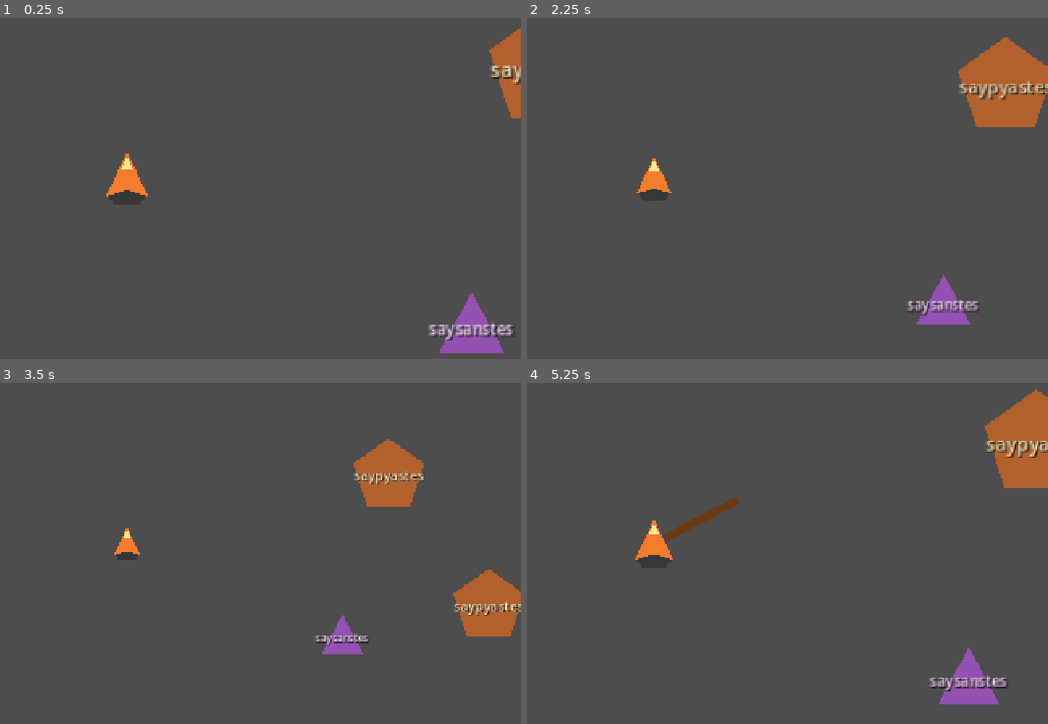
Above: before the commit, frames 1-4 (two rows, left to right).
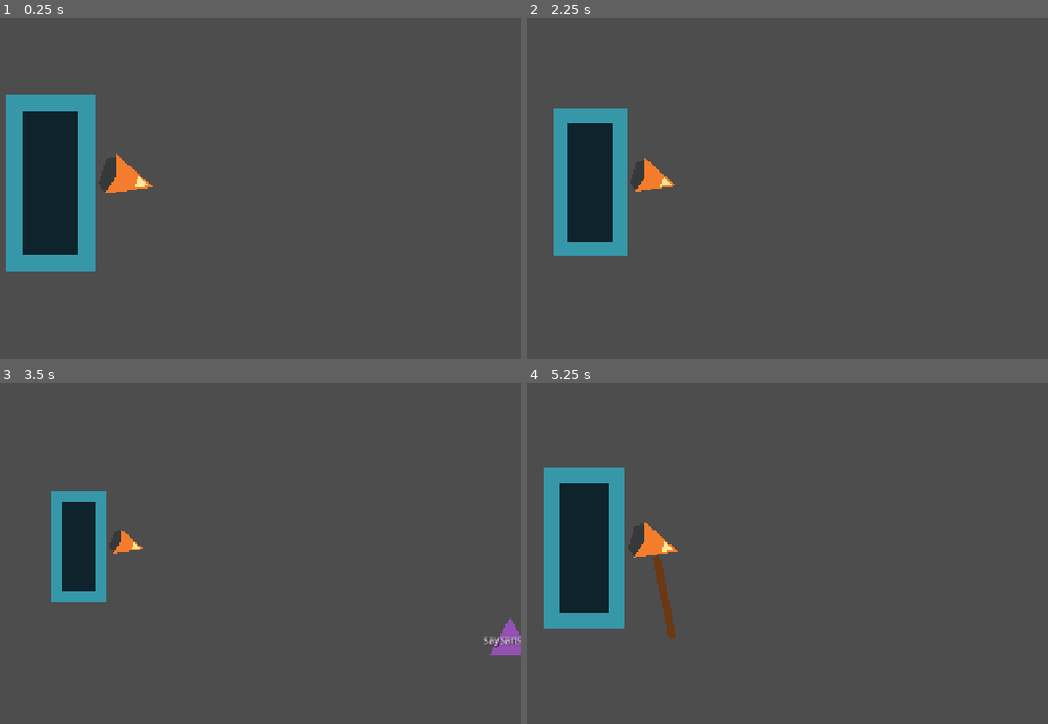
Above: after the commit, the same moments.

Repository: armikhalev/secret-sauce-godot
Game: Godot game, scene res://scenes/scene-2.tscn
The game is run twice, just before and just after one commit, with the same random seed, the same clock (stepped at 60 frames per second) and the same inputs. This scene is started directly instead of the project's main scene.
Inputs (mouse positions are in pixels of both pictures, inside the frame that each line leads up to):
- Up to frame 1 (0.25 s): no input
- Up to frame 2 (2.25 s): tap Enter (menu_accept) at 0.5, 1.25, 2 s; move the mouse to (829, 157) at 0.52 s; hold Right (menu_right) 0.53-1.28 s; hold F (attack) 0.53-1.28 s; click (829, 157) at 0.67 s; move the mouse to (outside the picture) at 1.27 s; hold Down (menu_down) 1.28-2.03 s; tap = (zoom_in) at 1.35 s; move the mouse to (735, 82) at 2.02 s; hold Right (menu_right) from 2.03 s (still down); hold - (zoom_out) from 2.03 s (still down)
- Up to frame 3 (3.5 s): move the mouse to (88, 631) at 2.77 s; release Right (menu_right) at 2.78 s; release - (zoom_out) at 2.78 s; hold Up (menu_up) from 2.78 s (still down); tap F (attack) at 2.85 s; click (88, 631) at 2.92 s
- Up to frame 4 (5.25 s): tap Enter (menu_accept) at 3.5, 5 s; move the mouse to (891, 611) at 3.52 s; release Up (menu_up) at 3.53 s; hold = (zoom_in) 3.53-4.28 s; hold Left (menu_left) 3.53-5.03 s; move the mouse to (outside the picture) at 4.27 s; tap - (zoom_out) at 4.35 s; move the mouse to (693, 543) at 5.02 s; hold Down (menu_down) from 5.03 s (still down); hold F (attack) from 5.03 s (still down); click (693, 543) at 5.17 s

The runs differ from the first frame. In frame 1, 12% of the frame differs, in the area x 1-100%, y 3-99%; in frame 2, 11%; in frame 3, 8.2%; in frame 4, 12%, in the area x 3-100%, y 1-95%.

Commit message:
adds door 2 to 1 area

Diff:
--- a/scenes/scene-2.tscn
+++ b/scenes/scene-2.tscn
@@ -1,19 +1,33 @@
-[gd_scene load_steps=4 format=3]
+[gd_scene format=3 uid="uid://b5qqxbr360fsj"]
 
 [ext_resource type="PackedScene" path="res://scenes/player.tscn" id="1_player"]
 [ext_resource type="PackedScene" path="res://scenes/saypyastes.tscn" id="2_saypyastes"]
 [ext_resource type="PackedScene" path="res://scenes/saysanstes.tscn" id="3_saysanstes"]
+[ext_resource type="PackedScene" path="res://scenes/scene_exit.tscn" id="4_exit"]
 
-[node name="Scene2" type="Node2D"]
+[node name="Scene2" type="Node2D" unique_id=1016034043]
 
-[node name="Player" parent="." instance=ExtResource("1_player")]
-position = Vector2(-260, 0)
+[node name="Player" parent="." unique_id=440126925 instance=ExtResource("1_player")]
+position = Vector2(-478, -3)
+rotation = 1.8622663
 
-[node name="Saypyastes" parent="." instance=ExtResource("2_saypyastes")]
+[node name="Saypyastes" parent="." unique_id=744995941 instance=ExtResource("2_saypyastes")]
 position = Vector2(80, -90)
 
-[node name="Saypyastes2" parent="." instance=ExtResource("2_saypyastes")]
+[node name="Saypyastes2" parent="." unique_id=1196124824 instance=ExtResource("2_saypyastes")]
 position = Vector2(210, 80)
 
-[node name="Saysanstes" parent="." instance=ExtResource("3_saysanstes")]
+[node name="Saysanstes" parent="." unique_id=563544967 instance=ExtResource("3_saysanstes")]
 position = Vector2(20, 120)
+next_area_door_path = NodePath("../DoorToScene3")
+
+[node name="ExitToFirstArea" parent="." unique_id=829627764 instance=ExtResource("4_exit")]
+position = Vector2(-540, 0)
+destination_scene = "res://scenes/game.tscn"
+override_arrival_position = true
+arrival_position = Vector2(1360, 0)
+
+[node name="DoorToScene3" parent="." unique_id=1624935633 instance=ExtResource("4_exit")]
+position = Vector2(540, 0)
+destination_scene = "res://scenes/scene-3.tscn"
+enabled_on_start = false
--- /dev/null
+++ b/scenes/scene-3.tscn
@@ -0,0 +1,8 @@
+[gd_scene load_steps=2 format=3]
+
+[ext_resource type="PackedScene" path="res://scenes/player.tscn" id="1_player"]
+
+[node name="Scene3" type="Node2D"]
+
+[node name="Player" parent="." instance=ExtResource("1_player")]
+position = Vector2(-260, 0)
--- a/scripts/game_state.gd
+++ b/scripts/game_state.gd
@@ -4,6 +4,8 @@
 var carried_lew_states: Array[int] = []
 var carried_wo_count := 0
 var has_carried_inventory := false
+var arrival_position := Vector2.ZERO
+var has_arrival_position := false
 
 
 func capture_player_inventory(player: Node) -> void:
@@ -26,3 +28,15 @@
 	has_carried_inventory = false
 	player.lew_inventory_changed.emit()
 	player.wo_inventory_changed.emit()
+
+
+func set_arrival_position(position: Vector2) -> void:
+	arrival_position = position
+	has_arrival_position = true
+
+
+func restore_player_position(player: Node2D) -> void:
+	if not has_arrival_position:
+		return
+	player.global_position = arrival_position
+	has_arrival_position = false
--- a/scripts/player.gd
+++ b/scripts/player.gd
@@ -36,6 +36,7 @@
 	$Camera2D.zoom = Vector2.ONE * default_camera_zoom
 	$PoisonTimer.timeout.connect(_on_poison_timer_timeout)
 	GameState.restore_player_inventory(self)
+	GameState.restore_player_position(self)
 
 
 func _physics_process(delta: float) -> void:
--- a/scripts/saykwastes.gd
+++ b/scripts/saykwastes.gd
@@ -43,6 +43,8 @@
 	home_position = global_position
 	$PoisonTimer.timeout.connect(_on_poison_tick)
 	_update_debug_stats()
+	if GameState.saykwastes_is_dead:
+		_die()
 
 
 func _physics_process(delta: float) -> void:
--- a/scripts/saysanstes.gd
+++ b/scripts/saysanstes.gd
@@ -5,6 +5,7 @@
 @export_range(0, 100) var aggression := 75
 @export var requested_lew := 5
 @export var lie_aggression_increase := 25
+@export var next_area_door_path: NodePath
 
 var player: CharacterBody2D
 var question_answered := false
@@ -15,6 +16,7 @@
 var reacted_to_saykwastes_death := false
 var lew_demand_started := false
 var question_index := 0
+var demand_completed := false
 
 @onready var dialogue := $Dialogue
 @onready var yey_label := $Dialogue/Panel/Content/Answers/Yey
@@ -160,6 +162,20 @@
 		wo_remaining -= wo_delivery_count
 		player.wo_inventory_changed.emit()
 	_update_demand_text()
+	if lew_remaining <= 0 and wo_remaining <= 0:
+		_complete_demand()
+
+
+func _complete_demand() -> void:
+	if demand_completed:
+		return
+	demand_completed = true
+	respecting = clampi(respecting + 10, -100, 100)
+	greed = clampi(greed + 10, 0, 100)
+	aggression = clampi(aggression - 10, 0, 100)
+	var next_area_door := get_node_or_null(next_area_door_path)
+	if next_area_door != null and next_area_door.has_method("set_exit_enabled"):
+		next_area_door.set_exit_enabled(true)
 
 
 func _transfer_all_player_lew(recipient: Node) -> void:
--- a/scripts/scene_exit.gd
+++ b/scripts/scene_exit.gd
@@ -2,11 +2,22 @@
 extends Area2D
 
 @export_file("*.tscn", "*.scn") var destination_scene: String
+@export var enabled_on_start := true
+@export_group("Arrival")
+@export var override_arrival_position := false
+@export var arrival_position := Vector2.ZERO
 var is_transitioning := false
 
 
 func _ready() -> void:
 	body_entered.connect(_on_body_entered)
+	set_exit_enabled(enabled_on_start)
+
+
+func set_exit_enabled(enabled: bool) -> void:
+	visible = enabled
+	monitoring = enabled
+	monitorable = enabled
 
 
 func _on_body_entered(body: Node2D) -> void:
@@ -16,4 +27,6 @@
 		return
 	is_transitioning = true
 	GameState.capture_player_inventory(body)
+	if override_arrival_position:
+		GameState.set_arrival_position(arrival_position)
 	get_tree().change_scene_to_file(destination_scene)
--- a/tests/saysanstes_living_wolf_test.gd
+++ b/tests/saysanstes_living_wolf_test.gd
@@ -19,6 +19,12 @@
 	assert(player.wo_inventory == 2, "correct answer must not confiscate existing wo")
 	assert(saysanstes.lew_remaining == 0 and saysanstes.wo_remaining == 5, "correct answer must request five wo")
 	assert(saysanstes.demand_label.text == "mi ma e pya (5) wo")
+	player.wo_inventory = 5
+	saysanstes._deliver_requested_items()
+	assert(saysanstes.demand_completed, "delivering every requested item must complete the demand")
+	assert(saysanstes.respecting == 10, "completion must add 10 respecting")
+	assert(saysanstes.greed == 20, "completion must add 10 greed")
+	assert(saysanstes.aggression == 65, "completion must remove 10 aggression")
 	setup.root.queue_free()
 	await get_tree().process_frame
 
